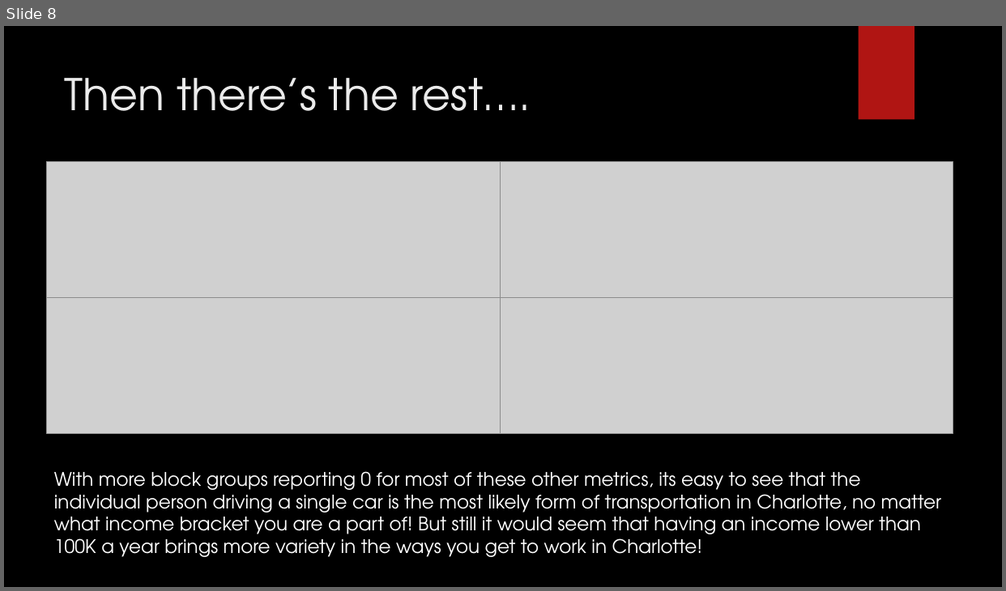
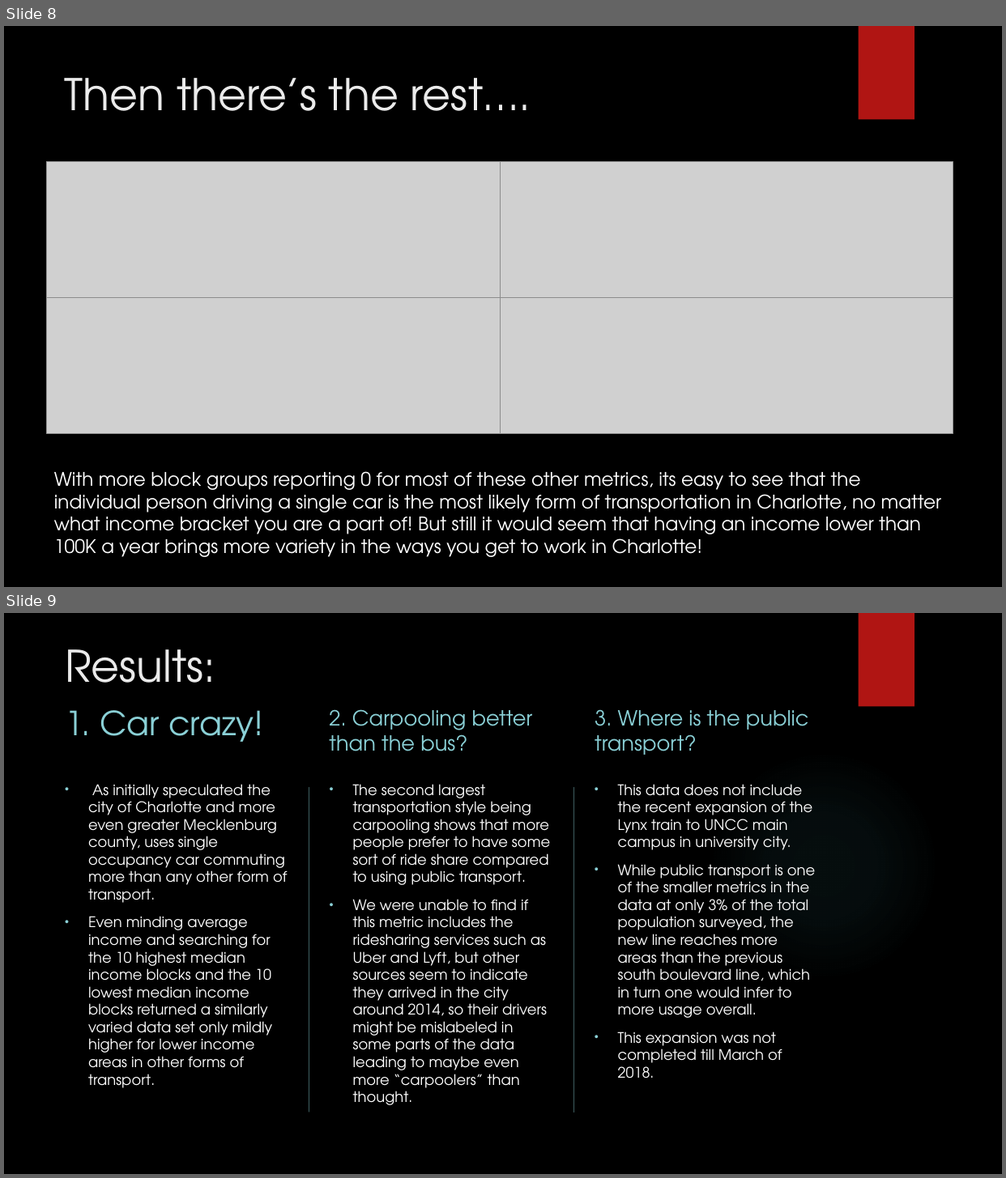
Before and after one commit to Apex8/Charlotte-income-vs-commute-analysis, a slide deck: Presentation.pptx. Shown one above the other, each under a label of ours: slide 8 before the commit, slides 8 and 9 after it. The pictures are 1006x591 and 1006x1178 pixels, drawn with LibreOffice and Linux fonts; fonts in the diff are those of the drawing; grey boxes stand for pictures; background and template pictures are left out. Boxes give left, top, right and bottom in pixels: in the first picture for what was removed or moved away, otherwise in the second. Text is boxed around its words. In the diff, an @@ line names an element or a change of style, - is before the commit and + after.

```diff
--- a/Presentation.pptx
+++ b/Presentation.pptx
@@ slide 9 added at <box>4,613,1002,1174</box>, background picture (left out); not listed: 2 template elements that a slide beside it also shows @@
@@ title added at <box>65,649,215,683</box>, 42 pt, text #EBEBEB @@
+Results:
@@ text added at <box>329,709,533,752</box>, 20 pt, text #8AD0D6 @@
+2. Carpooling better than the bus?
@@ text added at <box>594,709,809,755</box>, 20 pt, text #8AD0D6 @@
+3. Where is the public transport?
@@ text added at <box>65,710,263,742</box>, 32 pt, text #8AD0D6 @@
+1. Car crazy!
@@ text added at <box>88,784,287,1088</box>, 14 pt, text #FFFFFF @@
+• As initially speculated the city of Charlotte and more even greater Mecklenburg county, uses single occupancy car commuting more than any other form of transport.
+• Even minding average income and searching for the 10 highest median income blocks and the 10 lowest median income blocks returned a similarly varied data set only mildly higher for lower income areas in other forms of transport.
@@ line added from (309, 787) to (309, 1112), #8AD0D6 1 pt @@
@@ text added at <box>353,784,550,1105</box>, 14 pt, text #FFFFFF @@
+• The second largest transportation style being carpooling shows that more people prefer to have some sort of ride share compared to using public transport.
+• We were unable to find if this metric includes the ridesharing services such as Uber and Lyft, but other sources seem to indicate they arrived in the city around 2014, so their drivers might be mislabeled in some parts of the data leading to maybe even more “carpoolers” than thought.
@@ line added from (573, 787) to (573, 1112), #8AD0D6 1 pt @@
@@ text added at <box>618,784,815,1079</box>, 14 pt, text #FFFFFF @@
+• This data does not include the recent expansion of the Lynx train to UNCC main campus in university city.
+• While public transport is one of the smaller metrics in the data at only 3% of the total population surveyed, the new line reaches more areas than the previous south boulevard line, which in turn one would infer to more usage overall.
+• This expansion was not completed till March of 2018.
```
Also in this commit, not shown: 1 slide changed, 2 other slides added, 6 other files.
